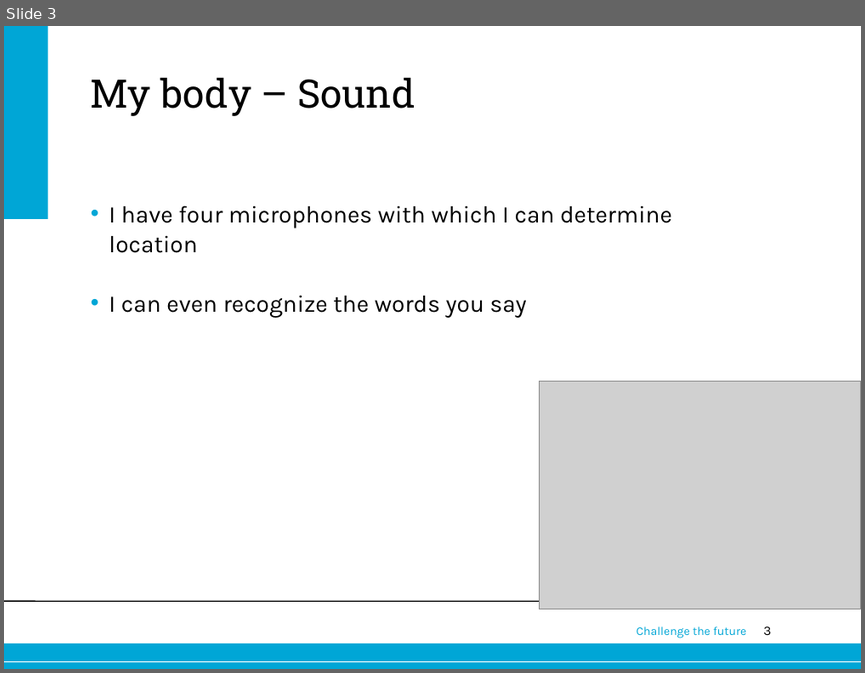
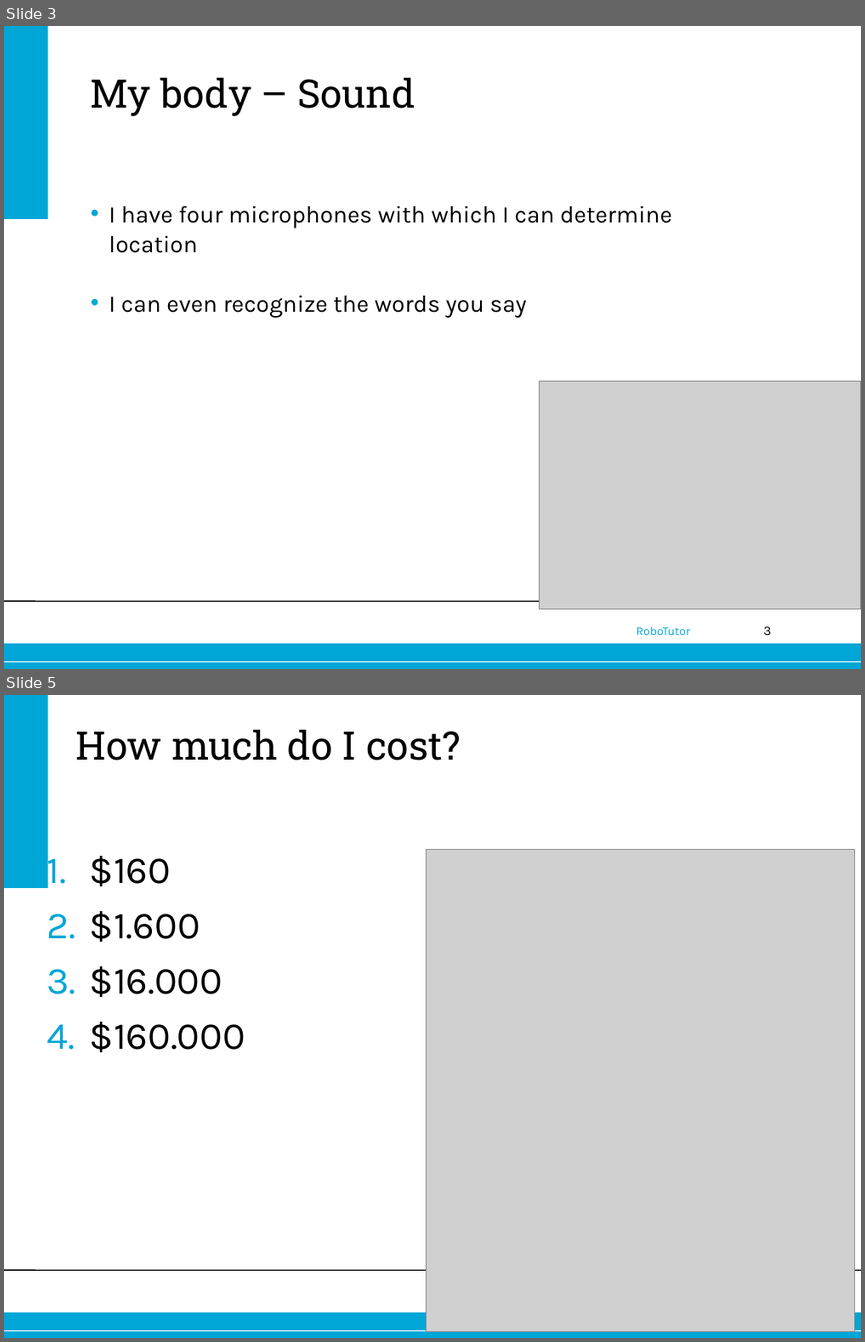
Before and after one commit to jettan/robotutor, a slide deck: Nao.ppt. Shown one above the other, each under a label of ours: slide 3 before the commit, slides 3 and 5 after it; the slides between them are not shown. The pictures are 865x673 and 865x1342 pixels, drawn with LibreOffice and Linux fonts; fonts in the diff are those of the drawing; grey boxes stand for pictures; background and template pictures are left out. Boxes give left, top, right and bottom in pixels: in the first picture for what was removed or moved away, otherwise in the second. Text is boxed around its words. In the diff, an @@ line names an element or a change of style, - is before the commit and + after.

```diff
--- a/Nao.ppt
+++ b/Nao.ppt
@@ slide 5 added at bbox=[4, 695, 861, 1338], background #FFFFFF; not listed: 4 template elements that a slide beside it also shows @@
@@ title added at bbox=[76, 729, 460, 760], 33 pt, text #000000 @@
+How much do I cost?
@@ text added at bbox=[90, 856, 245, 1052], 32 pt, text #000000 @@
+1. $160
+2. $1.600
+3. $16.000
+4. $160.000
@@ picture added at bbox=[426, 850, 855, 1333] @@
@@ slide 3 changed as well @@
@@ text at bbox=[636, 626, 690, 635]: text changed @@
-Challenge the future
+RoboTutor
```
Also in this commit, not shown: 4 other slides changed, 4 other slides added, 2 slides removed, 3 other files.
